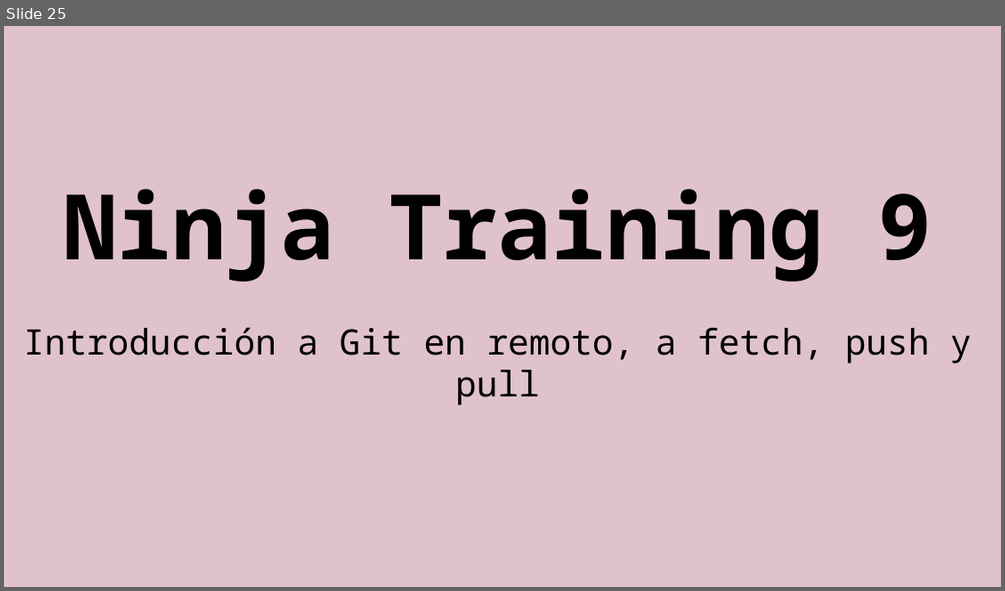
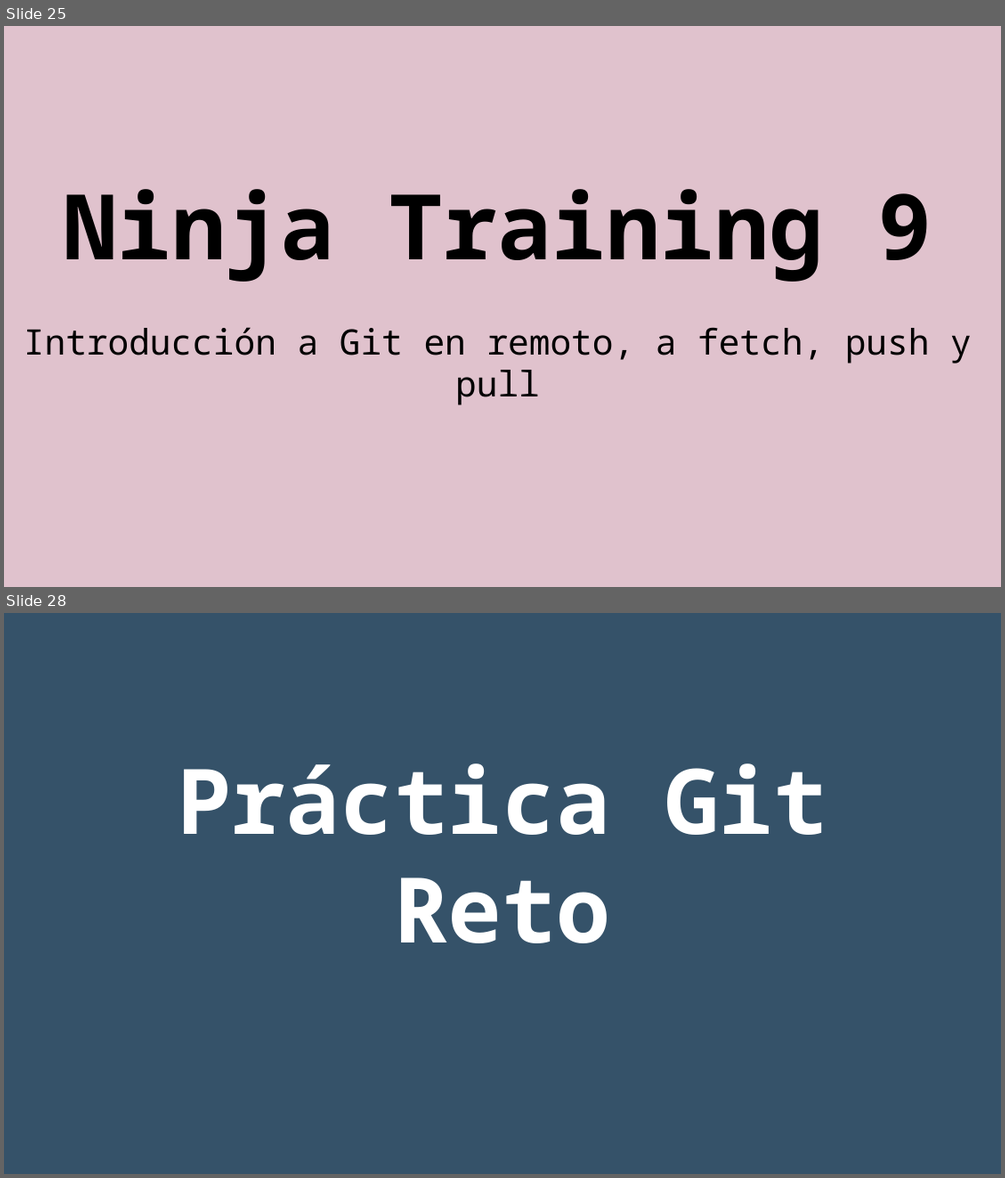
Before and after one commit to rgmf/eed2425, a slide deck: ut/02_control_de_versiones/presentacion/03_git_remoto.odp. Shown one above the other, each under a label of ours: slide 25 before the commit, slides 25 and 28 after it; the slides between them are not shown. The pictures are 1005x591 and 1005x1178 pixels, drawn with LibreOffice and Linux fonts; fonts in the diff are those of the drawing. Boxes give left, top, right and bottom in pixels: in the first picture for what was removed or moved away, otherwise in the second. Text is boxed around its words. In the diff, an @@ line names an element or a change of style, - is before the commit and + after.

```diff
--- a/ut/02_control_de_versiones/presentacion/03_git_remoto.odp
+++ b/ut/02_control_de_versiones/presentacion/03_git_remoto.odp
@@ slide 28 added at (4, 613, 1001, 1174), background #355269 @@
@@ subtitle added at (177, 763, 828, 943), 72 pt, text #FFFFFF, bold @@
+Práctica Git Reto
```
Also in this commit, not shown: 1 slide changed, 1 other slide added, 5 slides removed, 1 other file.
